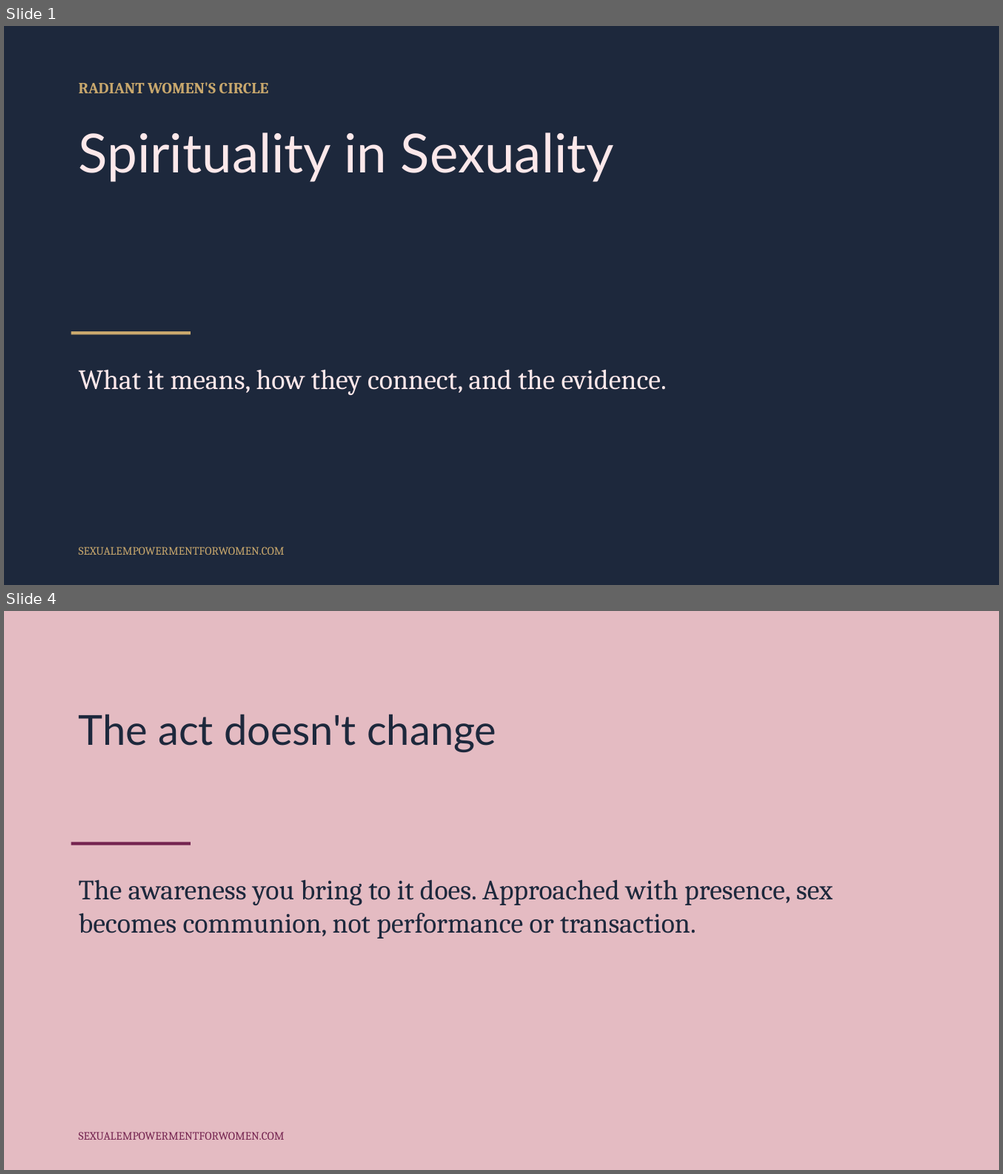
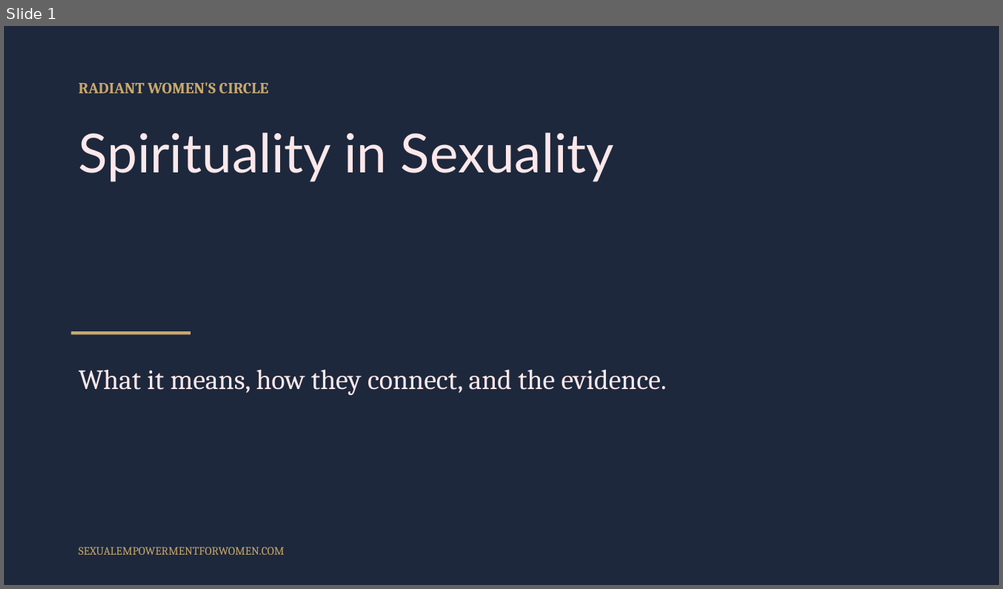
Before and after one commit to tarisha-starr/GitHub-folder, a slide deck: content/sessions/slides/Spirituality-in-Sexuality-Research.pptx. Shown one above the other, each under a label of ours: slides 1 and 4 before the commit, slide 1 after it; the slides between them are not shown. The pictures are 1003x1174 and 1003x589 pixels, drawn with LibreOffice and Linux fonts; fonts in the diff are those of the drawing. Boxes give left, top, right and bottom in pixels: in the first picture for what was removed or moved away, otherwise in the second. Text is boxed around its words. In the diff, an @@ line names an element or a change of style, - is before the commit and + after.

```diff
--- a/content/sessions/slides/Spirituality-in-Sexuality-Research.pptx
+++ b/content/sessions/slides/Spirituality-in-Sexuality-Research.pptx
@@ slide 4 removed at [4, 611, 999, 1170], background #E4BBC2 @@
@@ text removed at [79, 714, 496, 752] @@
-The act doesn't change
@@ rectangle removed at [71, 843, 190, 846] @@
@@ text removed at [79, 880, 832, 939] @@
-The awareness you bring to it does. Approached with presence, sex becomes communion, not performance or transaction.
@@ text removed at [79, 1132, 284, 1140] @@
-SEXUALEMPOWERMENTFORWOMEN.COM
```
Also in this commit, not shown: 5 slides changed, 5 other slides removed, 1 other file.
